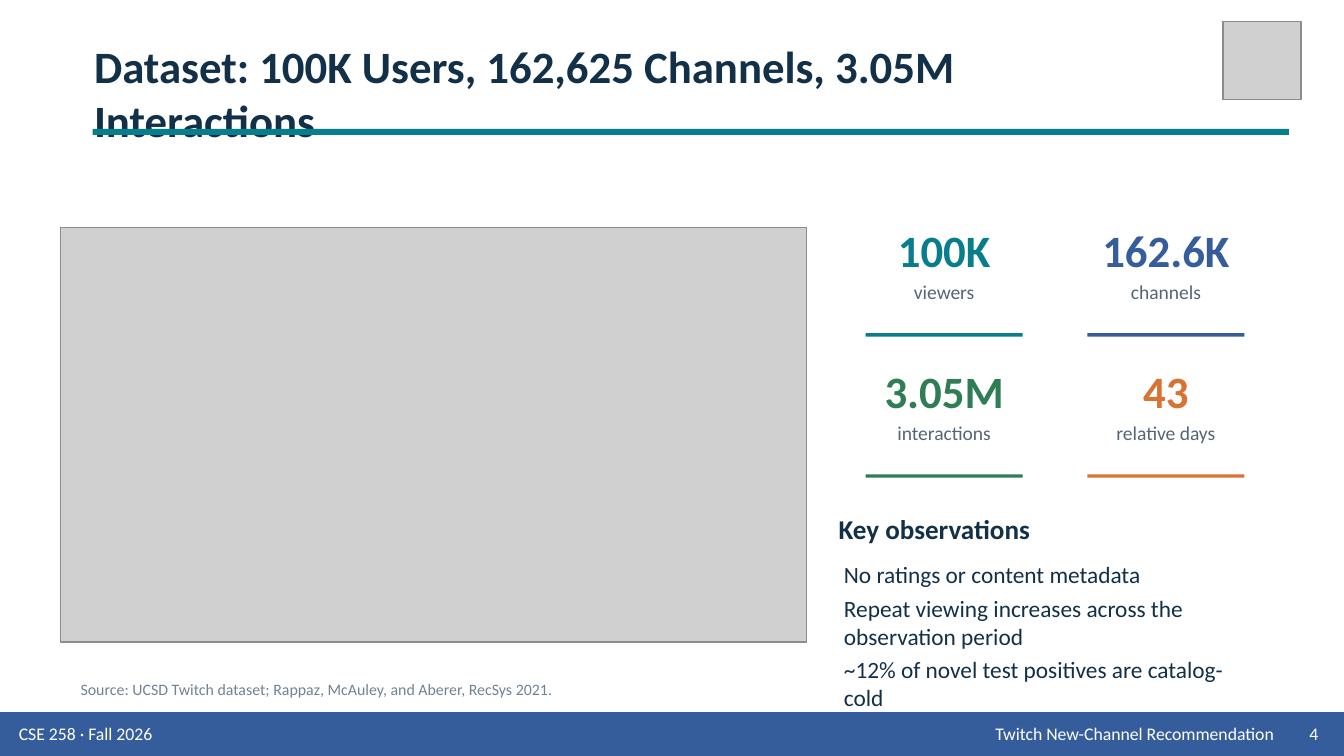
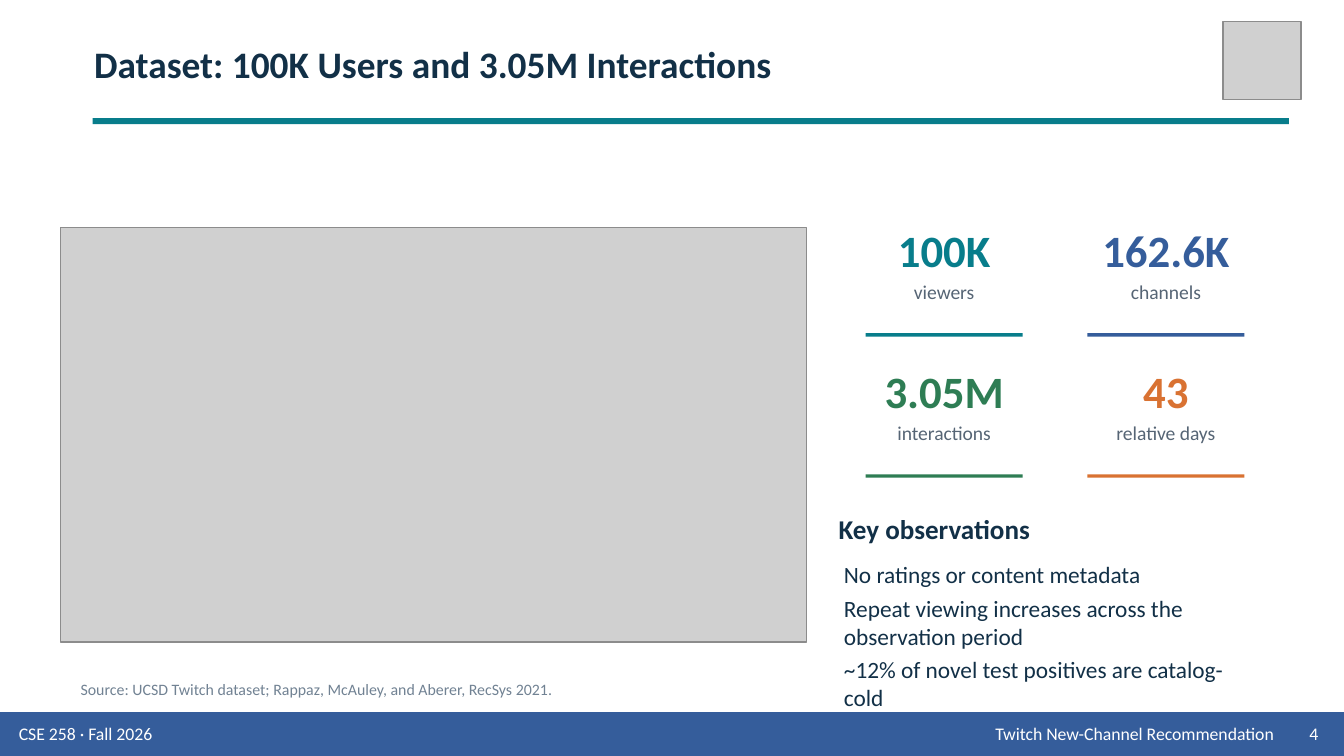
Before and after one commit to Wen-Chieh-Lo/You-know-who-did-God-did-, a slide deck: slide 4 of presentation/Group_9_Presentation_Twitch.pptx. Drawn at 1344x756 pixels with LibreOffice and Linux fonts; fonts in the diff are those of the drawing; grey boxes stand for pictures. Boxes give left, top, right and bottom in pixels: in the first picture for what was removed or moved away, otherwise in the second. Text is boxed around its words. In the diff, an @@ line names an element or a change of style, - is before the commit and + after.

```diff
--- a/presentation/Group_9_Presentation_Twitch.pptx
+++ b/presentation/Group_9_Presentation_Twitch.pptx
@@ text "Dataset: 100K Users and 3.05M ..." at (94,51,772,79): vertical alignment top to middle @@
@@ text at (94,51,772,79): text changed; size 24 to 20 pt @@
-Dataset: 100K Users, 162,625 Channels, 3.05M Interactions
+Dataset: 100K Users and 3.05M Interactions
@@ rectangle: place and size @@
-rectangle at (93,129,1289,134)
+rectangle at (93,118,1289,124)
```
Also in this commit, not shown: 13 other slides changed, 1 slide added, 1 slide removed, 2 other files.
